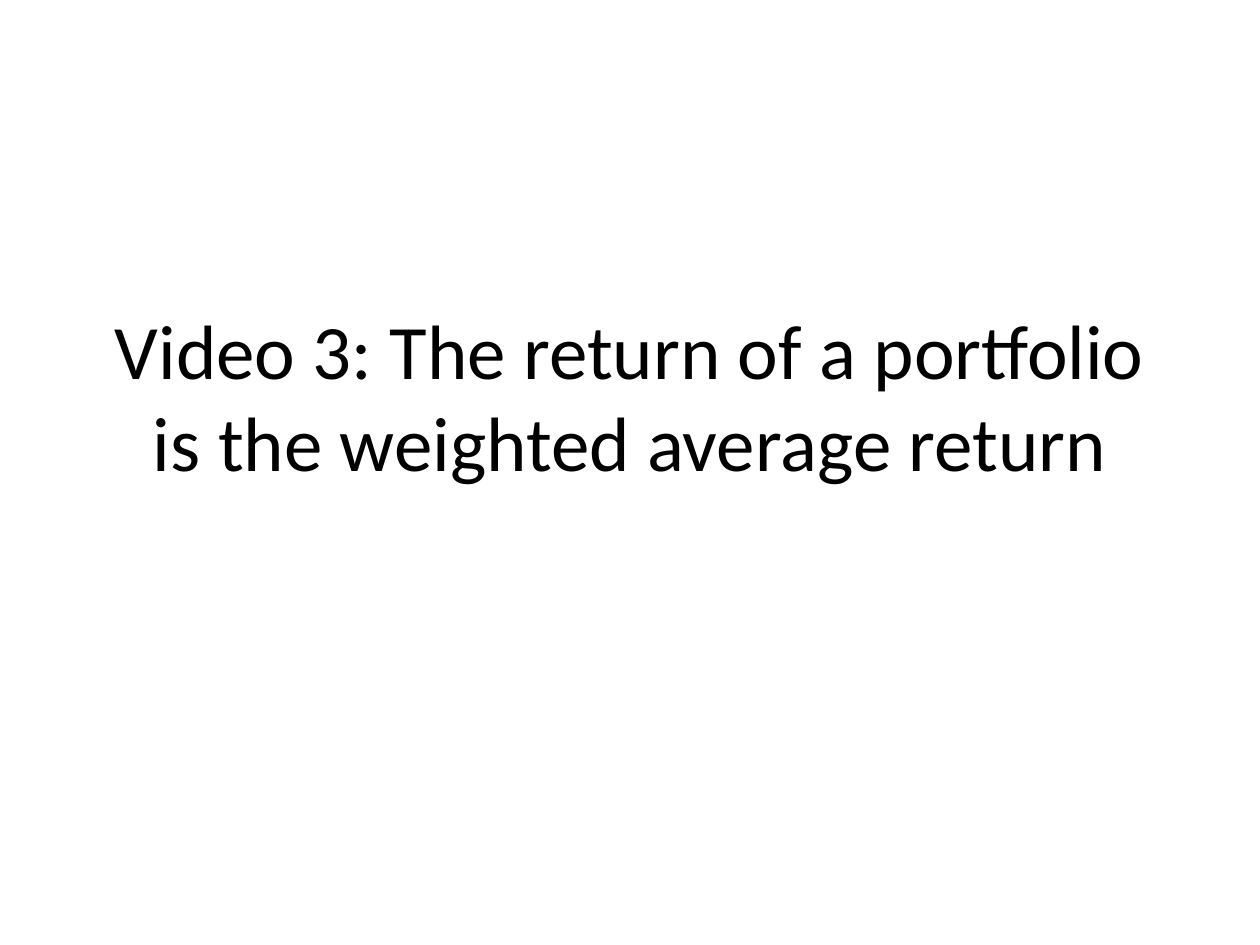
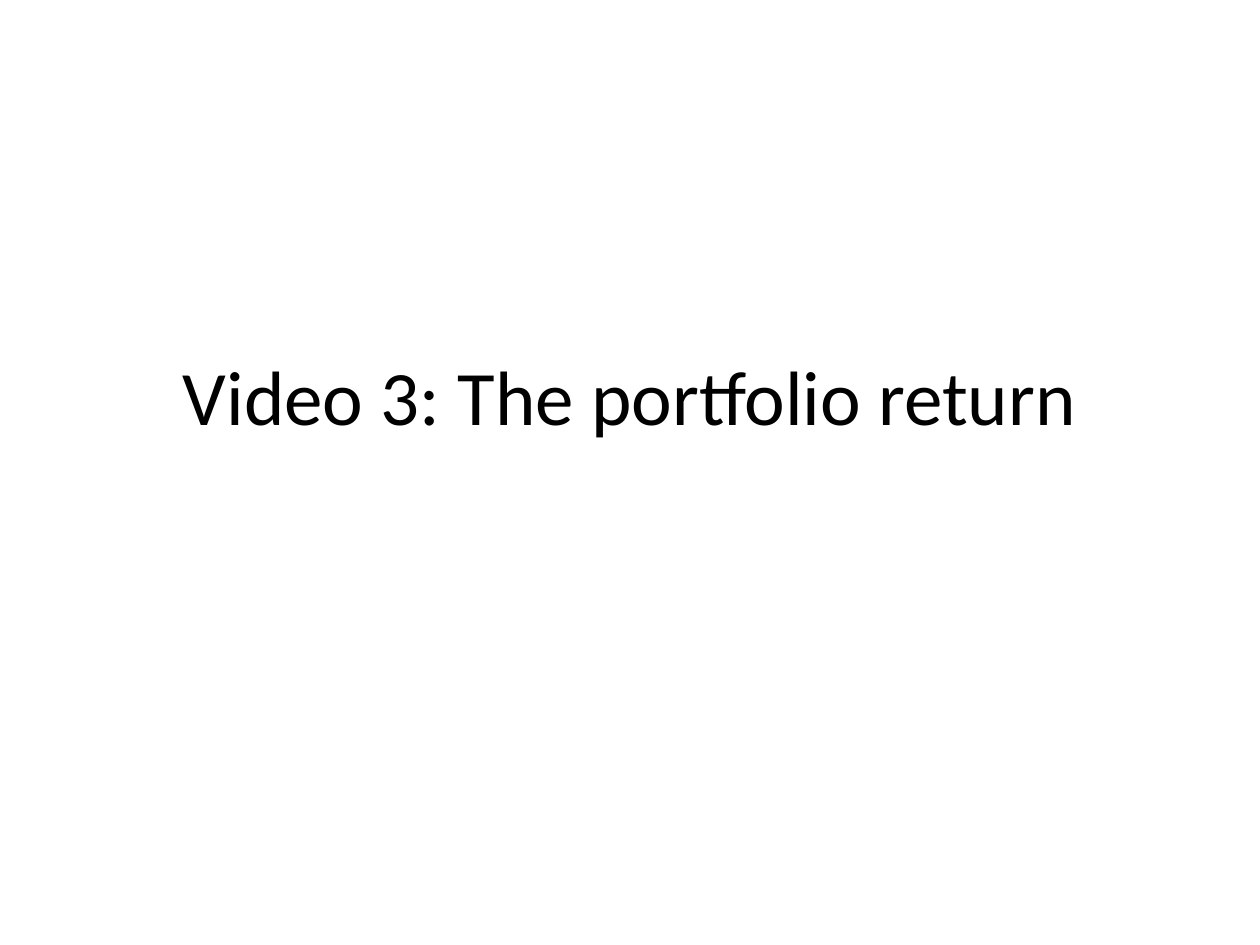
Before and after one commit to saciestudio/courses-intro-portfolio-analysis, a slide deck: slide 13 of scripts/Chapter1.pptx (slide 17 before the commit). Drawn at 1260x945 pixels with LibreOffice and Linux fonts; fonts in the diff are those of the drawing. Boxes give left, top, right and bottom in pixels: in the first picture for what was removed or moved away, otherwise in the second. Text is boxed around its words. In the diff, an @@ line names an element or a change of style, - is before the commit and + after.

```diff
--- a/scripts/Chapter1.pptx
+++ b/scripts/Chapter1.pptx
@@ title at [183, 371, 1075, 438]: text changed @@
-Video 3: The return of a portfolio is the weighted average return
+Video 3: The portfolio return
```
Also in this commit, not shown: 6 other slides changed, 12 slides added, 17 slides removed, 1 other file.
